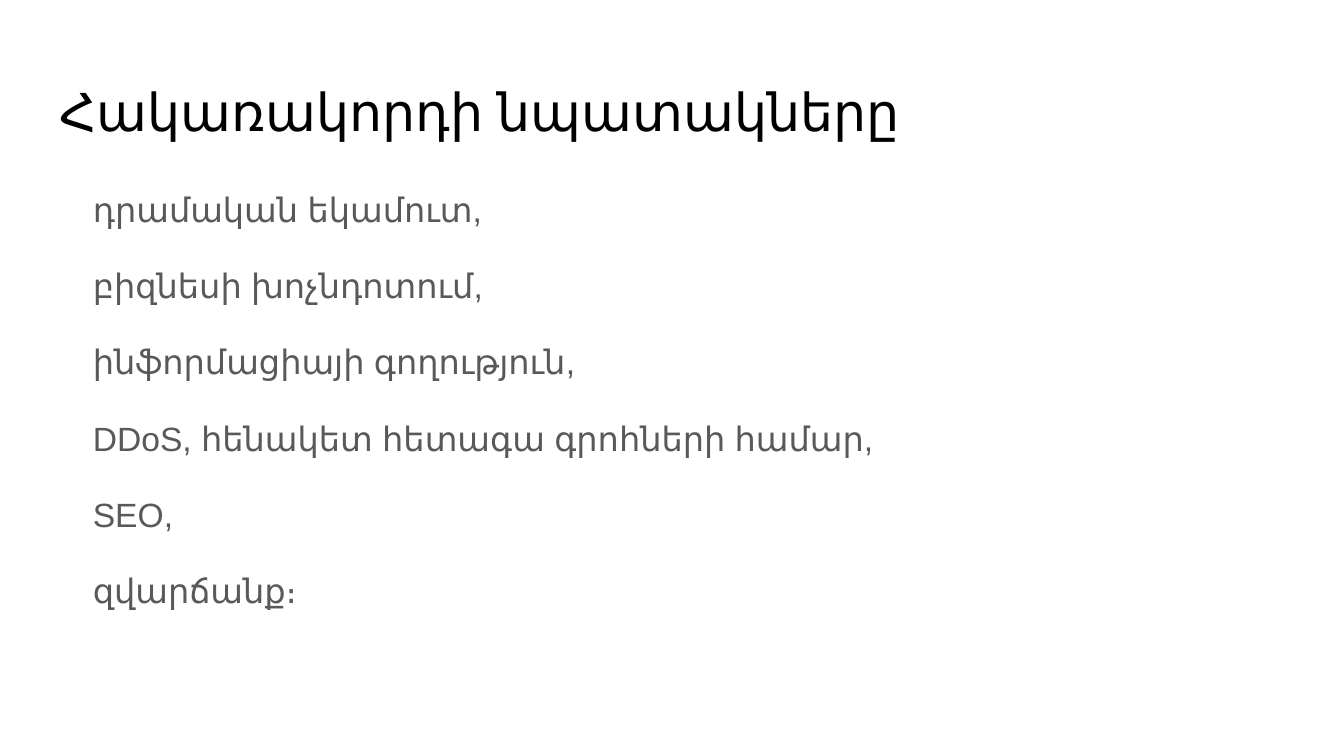
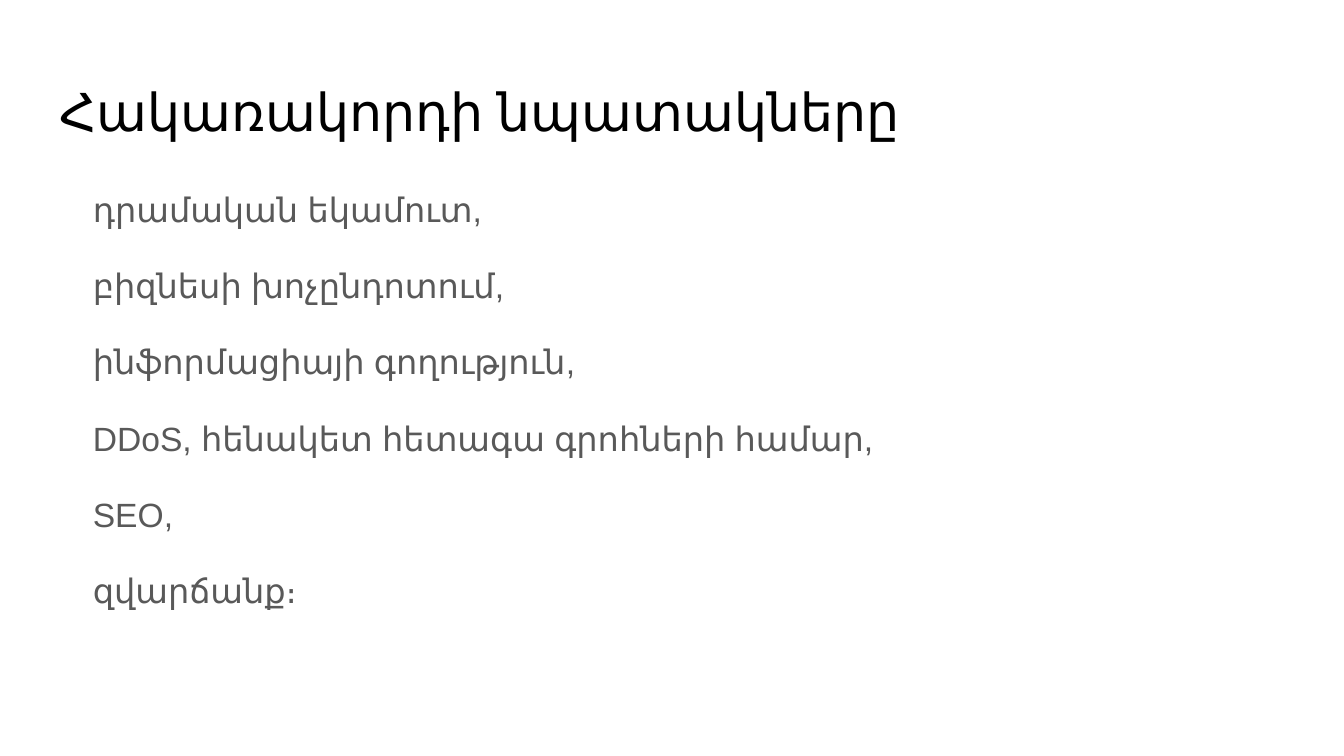
Before and after one commit to axper/lmap, a slide deck: slide 4 of tex/2016/presentation/presentation.pptx. Drawn at 1344x756 pixels with LibreOffice and Linux fonts; fonts in the diff are those of the drawing. Boxes give left, top, right and bottom in pixels: in the first picture for what was removed or moved away, otherwise in the second. Text is boxed around its words. In the diff, an @@ line names an element or a change of style, - is before the commit and + after.

```diff
--- a/tex/2016/presentation/presentation.pptx
+++ b/tex/2016/presentation/presentation.pptx
@@ text at bbox=[93, 272, 495, 305]: text changed @@
-բիզնեսի խոչնդոտում,
+բիզնեսի խոչընդոտում,
```
Also in this commit, not shown: 6 other slides changed, 6 slides added, 2 other files.
